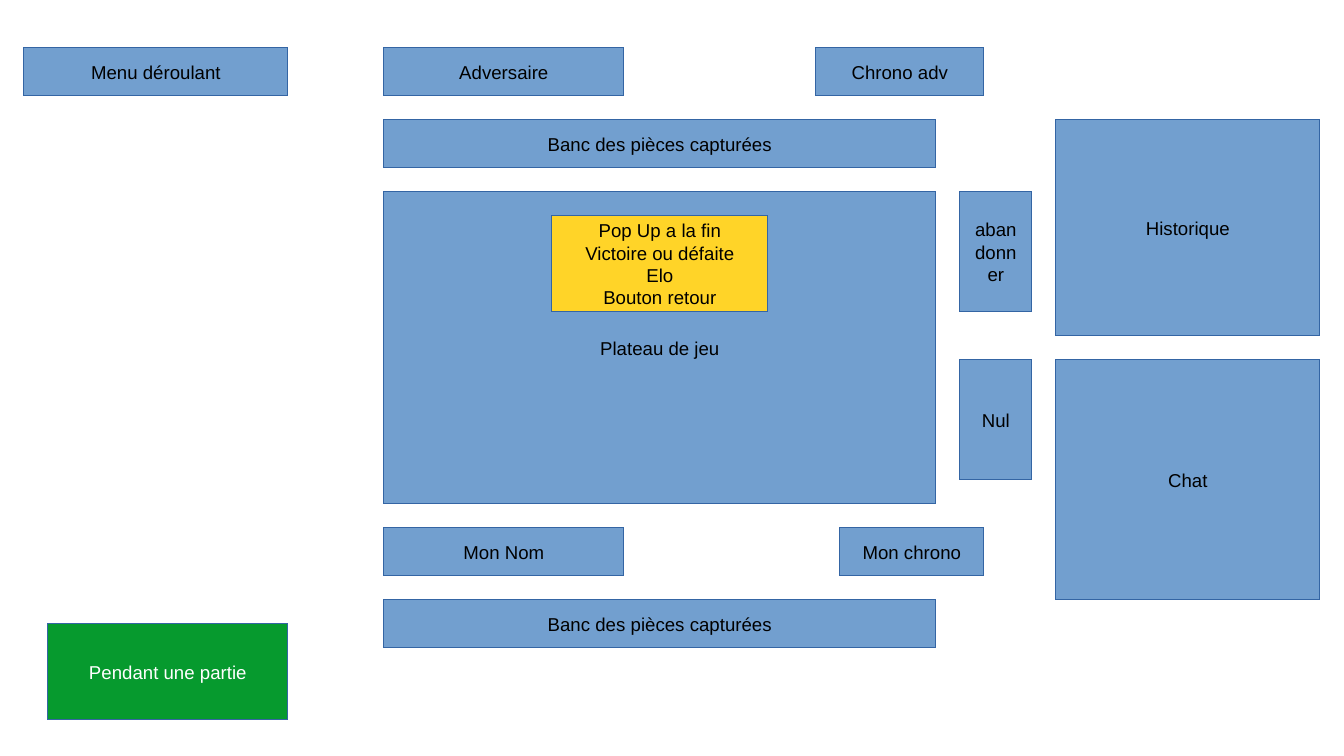
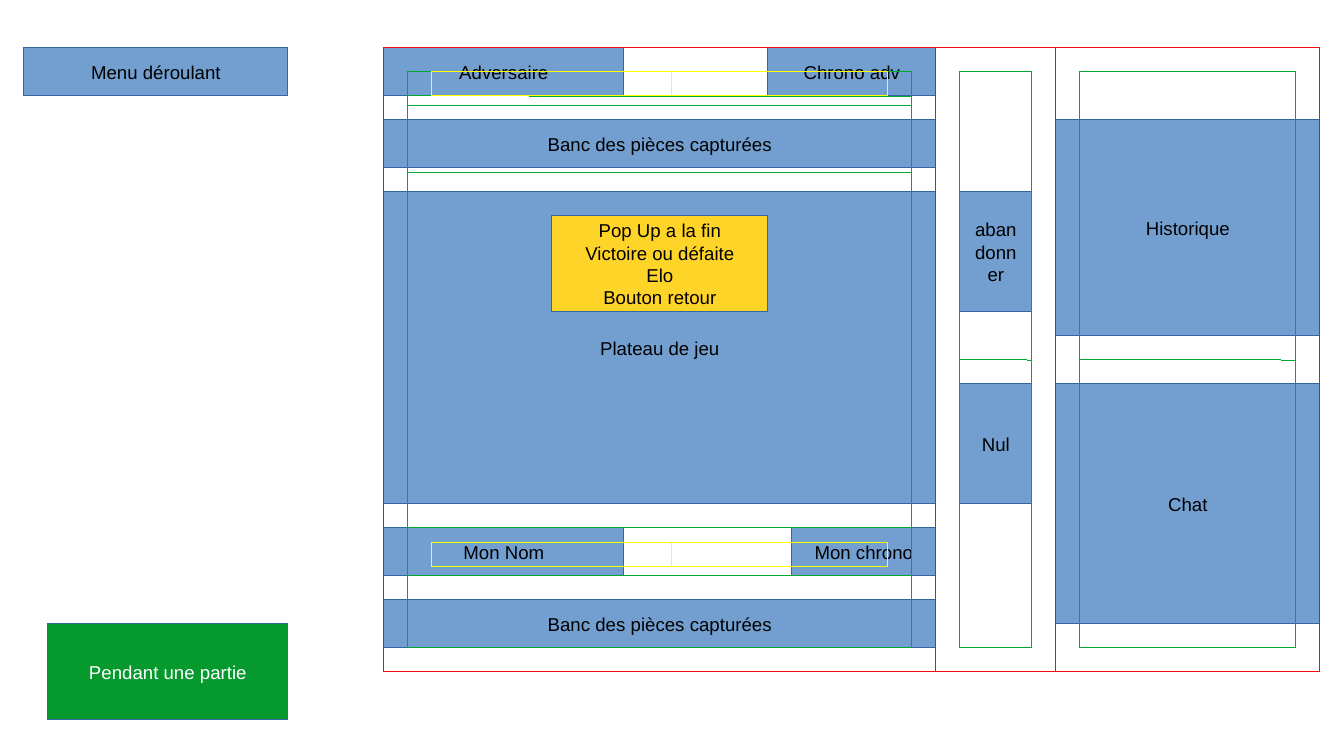
Before and after one commit to NicoPerret/projet-echec, a slide deck: slide 1 of HTML/Projet_Echecs.odp. Drawn at 1344x756 pixels with LibreOffice and Linux fonts; fonts in the diff are those of the drawing. Boxes give left, top, right and bottom in pixels: in the first picture for what was removed or moved away, otherwise in the second. Text is boxed around its words. In the diff, an @@ line names an element or a change of style, - is before the commit and + after.

```diff
--- a/HTML/Projet_Echecs.odp
+++ b/HTML/Projet_Echecs.odp
@@ rectangle added at box(384, 48, 1321, 672), outline #F10D0C 0 pt @@
@@ rectangle "Chrono adv": place and size @@
-rectangle "Chrono adv" at box(816, 48, 984, 95)
+rectangle "Chrono adv" at box(768, 48, 937, 95)
@@ rectangle added at box(937, 48, 1056, 672), outline #F10D0C 0 pt @@
@@ rectangle added at box(409, 72, 912, 648), outline #00A933 0 pt @@
@@ rectangle added at box(432, 72, 888, 96), outline #FFFF00 0 pt @@
@@ line added from (672, 72) to (672, 96), #FFFF00 0 pt @@
@@ rectangle added at box(960, 72, 1032, 648), outline #00A933 0 pt @@
@@ rectangle added at box(1081, 72, 1296, 648), outline #00A933 0 pt @@
@@ line added from (409, 96) to (912, 96), #00A933 0 pt @@
@@ line added from (409, 106) to (912, 106), #00A933 0 pt @@
@@ line added from (409, 173) to (912, 173), #00A933 0 pt @@
@@ rectangle "Nul": place and size @@
-rectangle "Nul" at box(960, 360, 1032, 479)
+rectangle "Nul" at box(960, 384, 1032, 504)
@@ line added from (960, 360) to (1032, 360), #00A933 0 pt @@
@@ rectangle "Chat": place and size @@
-rectangle "Chat" at box(1056, 360, 1321, 600)
+rectangle "Chat" at box(1056, 384, 1321, 624)
@@ line added from (1081, 360) to (1296, 360), #00A933 0 pt @@
@@ line added from (409, 528) to (912, 528), #00A933 0 pt @@
@@ rectangle "Mon chrono": place and size @@
-rectangle "Mon chrono" at box(840, 528, 984, 576)
+rectangle "Mon chrono" at box(793, 528, 937, 576)
@@ rectangle added at box(432, 543, 888, 567), outline #FFFF00 0 pt @@
@@ line added from (672, 543) to (672, 567), #FFFF00 0 pt @@
@@ line added from (409, 576) to (912, 576), #00A933 0 pt @@
```
Also in this commit, not shown: 1 slide added, 6 other files.
